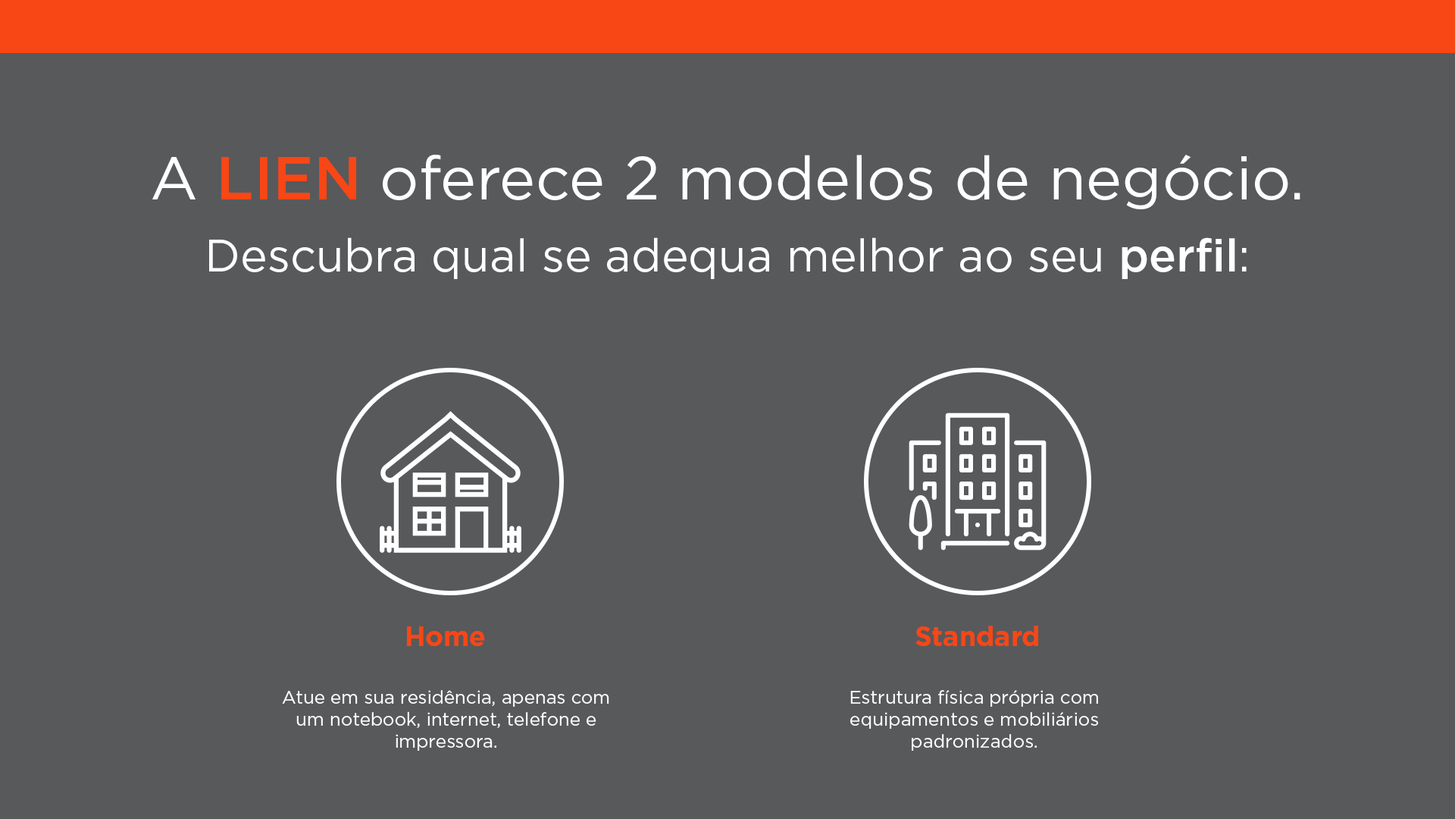
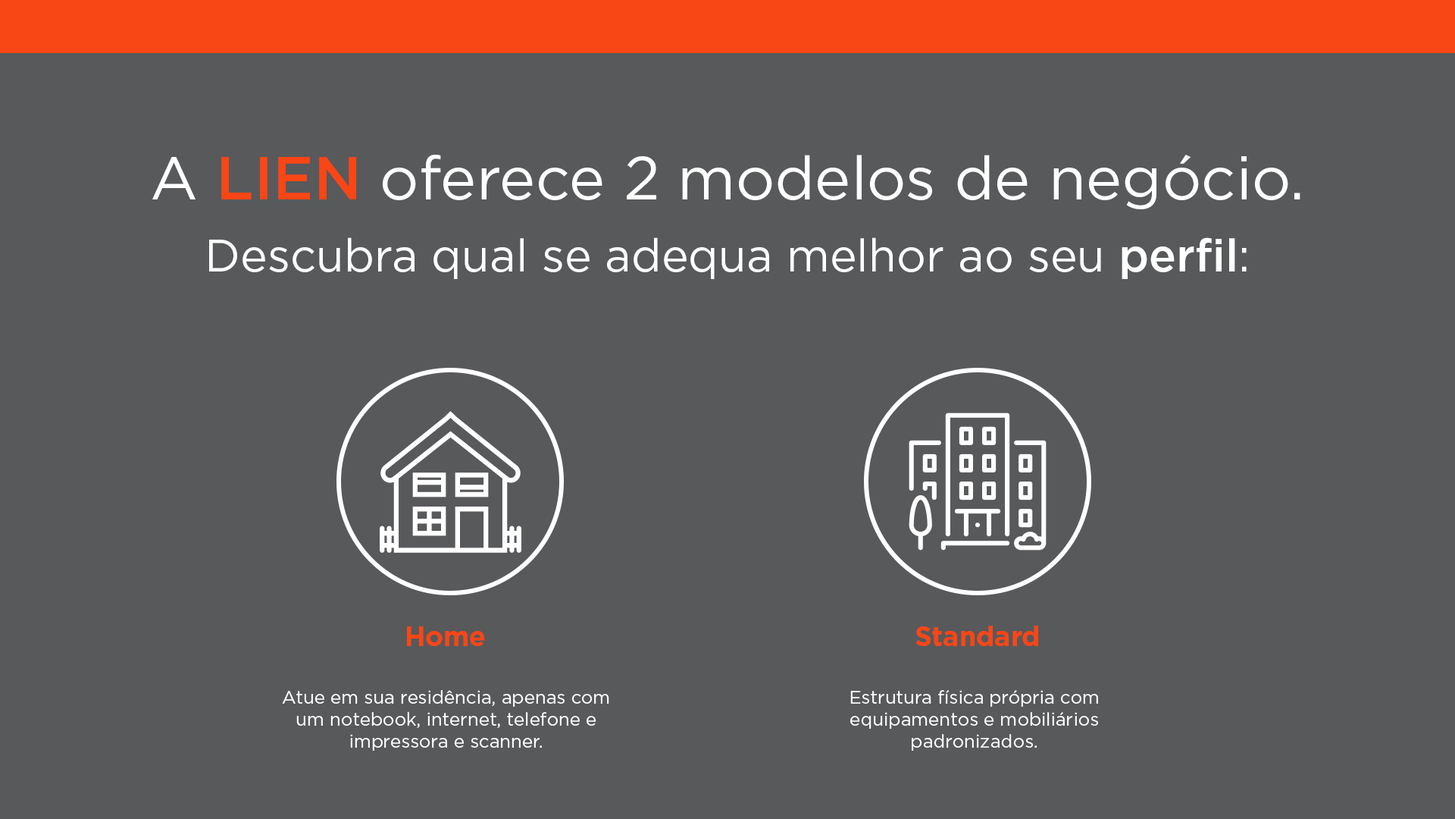
Comparing the layer stacks of the two 1455 x 819 images. Changes:
painted on "Atue em sua residência, apenas com um notebook, internet, telef" over box(350, 733, 542, 751)
